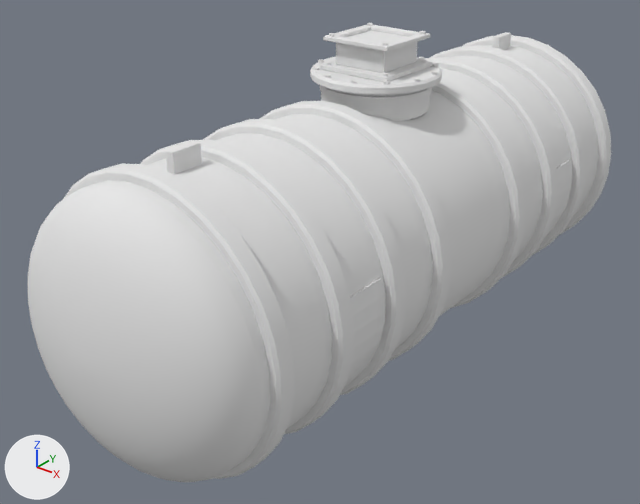
Renders of the OBJ model src/main/resources/assets/apocalypse_firstlight/models/block/underground_fuel_tank/gasoline.obj from each side of a commit.
Before and after are seen from a 50 mm camera at (5.11, -7.08, 2.72) aimed at (0.26, -1.02, -1.03). The lights are fixed; the arrows at lower left show +X, +Y and +Z. The picture after the commit comes second. Where no turn or scale is listed for an object, it has been applied to the vertices.

Script lines for the objects in view, before the commit:
```python
me_tank_collar = bpy.data.meshes.new('tank_collar')
me_tank_collar.from_pydata(...)  # 48 vertices, 24 faces; spans x 0.004..0.996, y -0.996..-0.004, z 0.344..0.625
me_tank_collar.materials.append(mat_underground_fuel_tank)  # white #e7e7e7
me_tank_lugs = bpy.data.meshes.new('tank_lugS')
me_tank_lugs.from_pydata(...)  # 16 vertices, 16 faces; spans x 0.463..0.538, y -3.044..-2.769, z 0.4..0.6
me_tank_lugs.materials.append(mat_underground_fuel_tank)  # white #e7e7e7
me_tank_shell = bpy.data.meshes.new('tank_shell')
me_tank_shell.from_pydata(...)  # 642 vertices, 672 faces; spans x -0.68..1.68, y -3.99..2.99, z -1.93..0.43
me_tank_shell.materials.append(mat_underground_fuel_tank)  # white #e7e7e7
ob_tank_collar = bpy.data.objects.new('tank_collar', me_tank_collar)
ob_tank_collar.location = (0.0, 0.0, 0.0)
ob_tank_lugs = bpy.data.objects.new('tank_lugS', me_tank_lugs)
ob_tank_lugs.location = (0.0, 0.0, 0.0)
ob_tank_shell = bpy.data.objects.new('tank_shell', me_tank_shell)
ob_tank_shell.location = (0.0, 0.0, 0.0)
# also in view: 'tank_port_plate' at (0.5, -0.5, 0.98); 'label_gasoline_band' at (0.5, -0.5, 0.54); 'label_gasoline_label' at (0.5, -0.5, -0.75); 'tank_base_flange' at (0.5, -0.5, 0.72); 'tank_lid' at (0.5, -0.5, 0.66)
```
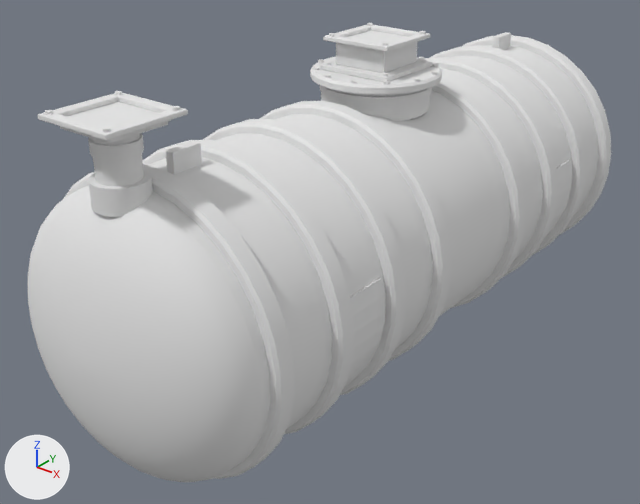
Location of each change, (x1, y1, x2, y2) in pixels of the pictures (640 x 504 px):
'tank_fill_plate', added: after (38, 93, 188, 140)
'tank_fill_collar', added: after (88, 169, 153, 217)
'tank_fill_throat', added: after (60, 102, 168, 143)
'tank_fill_riser', added: after (91, 134, 144, 186)
'label_gasoline_fill_band', added: after (88, 134, 144, 160)
'tank_fill_studs', added: after (45, 91, 180, 132)

The change, as a diff of the scene's bpy script:
```diff
--- a/src/main/resources/assets/apocalypse_firstlight/models/block/underground_fuel_tank/gasoline.obj.py
+++ b/src/main/resources/assets/apocalypse_firstlight/models/block/underground_fuel_tank/gasoline.obj.py
@@ me_tank_fill_throat @@
+me_tank_fill_throat.from_pydata(...)  # a box spanning x 0.25..0.75, y -3.75..-3.25, z 0.9..0.966
+me_tank_fill_throat.materials.append(mat_underground_fuel_tank)  # white #e7e7e7
@@ me_tank_fill_studs @@
+me_tank_fill_studs.from_pydata(...)  # a 6-sided cylinder along z spanning x 0.187..0.232, y -3.817..-3.764, z 1.0..1.02; a 6-sided cylinder along z spanning x 0.187..0.232, y -3.236..-3.183, z 1.0..1.02; a 6-sided cylinder along z spanning x 0.768..0.813, y -3.817..-3.764, z 1.0..1.02; a 6-sided cylinder along z spanning x 0.768..0.813, y -3.236..-3.183, z 1.0..1.02
+me_tank_fill_studs.materials.append(mat_underground_fuel_tank)  # white #e7e7e7
@@ me_tank_fill_riser @@
+me_tank_fill_riser.from_pydata(...)  # 32 vertices, 16 faces; spans x 0.341..0.659, y -3.659..-3.341, z 0.538..0.963
+me_tank_fill_riser.materials.append(mat_underground_fuel_tank)  # white #e7e7e7
@@ me_tank_fill_plate @@
+me_tank_fill_plate.from_pydata(...)  # 32 vertices, 40 faces; spans x 0.156..0.844, y -3.844..-3.156, z 0.963..1.0
+me_tank_fill_plate.materials.append(mat_underground_fuel_tank)  # white #e7e7e7
@@ me_tank_fill_neck @@
+me_tank_fill_neck.from_pydata(...)  # 16 vertices, 16 faces; spans x 0.238..0.762, y -3.762..-3.238, z 0.925..0.963
+me_tank_fill_neck.materials.append(mat_underground_fuel_tank)  # white #e7e7e7
@@ me_tank_fill_collar @@
+me_tank_fill_collar.from_pydata(...)  # 41 vertices, 40 faces; spans x 0.29..0.71, y -3.71..-3.29, z 0.338..0.538
+me_tank_fill_collar.materials.append(mat_underground_fuel_tank)  # white #e7e7e7
@@ me_label_gasoline_fill_band @@
+me_label_gasoline_fill_band.from_pydata(...)  # 64 vertices, 48 faces; spans x 0.325..0.675, y -3.675..-3.325, z 0.725..0.825
+me_label_gasoline_fill_band.materials.append(mat_underground_fuel_tank)  # white #e7e7e7
@@ ob_tank_fill_throat @@
+ob_tank_fill_throat = bpy.data.objects.new('tank_fill_throat', me_tank_fill_throat)
+ob_tank_fill_throat.location = (0.0, 0.0, 0.0)
@@ ob_tank_fill_studs @@
+ob_tank_fill_studs = bpy.data.objects.new('tank_fill_studs', me_tank_fill_studs)
+ob_tank_fill_studs.location = (0.0, 0.0, 0.0)
@@ ob_tank_fill_riser @@
+ob_tank_fill_riser = bpy.data.objects.new('tank_fill_riser', me_tank_fill_riser)
+ob_tank_fill_riser.location = (0.0, 0.0, 0.0)
@@ ob_tank_fill_plate @@
+ob_tank_fill_plate = bpy.data.objects.new('tank_fill_plate', me_tank_fill_plate)
+ob_tank_fill_plate.location = (0.0, 0.0, 0.0)
@@ ob_tank_fill_neck @@
+ob_tank_fill_neck = bpy.data.objects.new('tank_fill_neck', me_tank_fill_neck)
+ob_tank_fill_neck.location = (0.0, 0.0, 0.0)
@@ ob_tank_fill_collar @@
+ob_tank_fill_collar = bpy.data.objects.new('tank_fill_collar', me_tank_fill_collar)
+ob_tank_fill_collar.location = (0.0, 0.0, 0.0)
@@ ob_label_gasoline_fill_band @@
+ob_label_gasoline_fill_band = bpy.data.objects.new('label_gasoline_fill_band', me_label_gasoline_fill_band)
+ob_label_gasoline_fill_band.location = (0.0, 0.0, 0.0)
```
